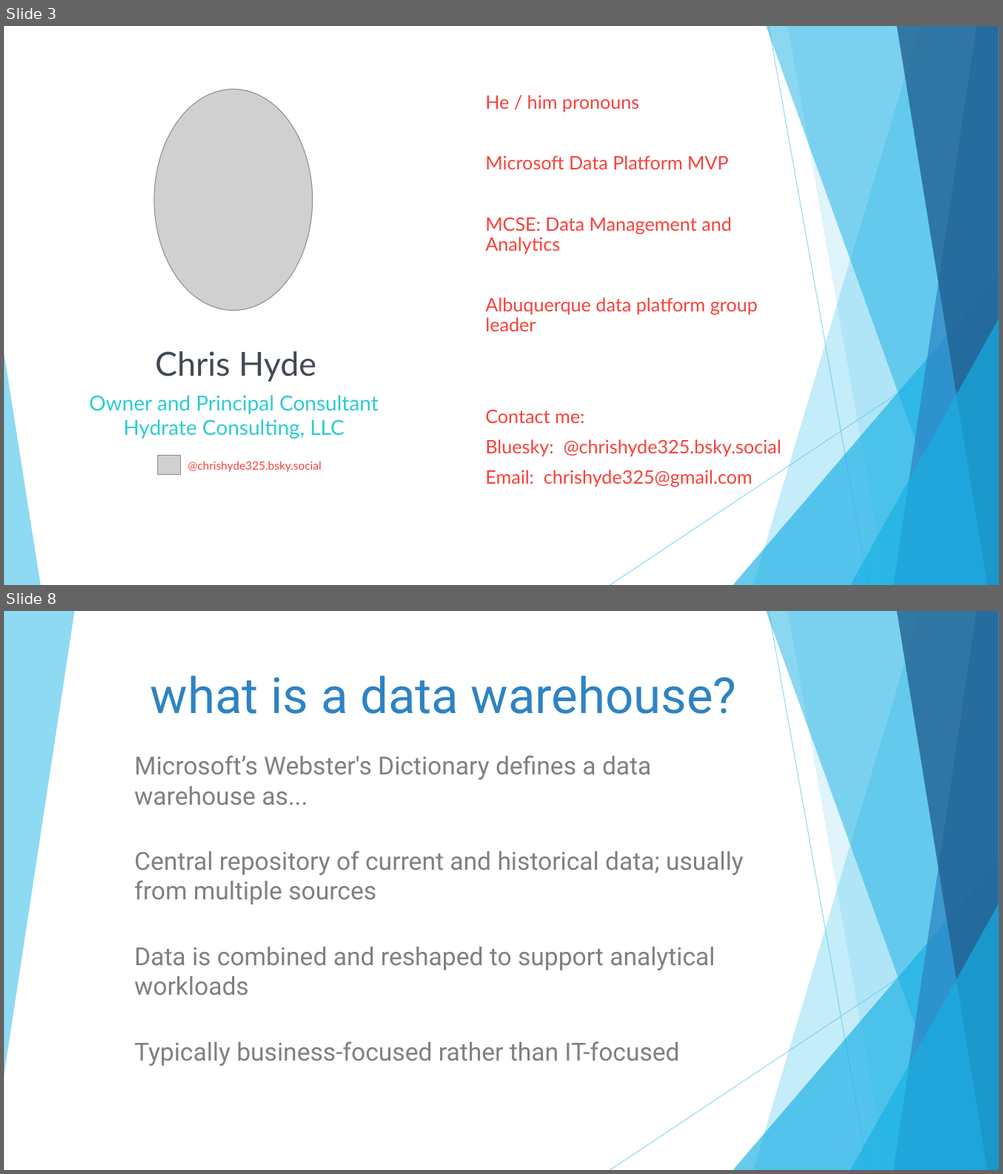
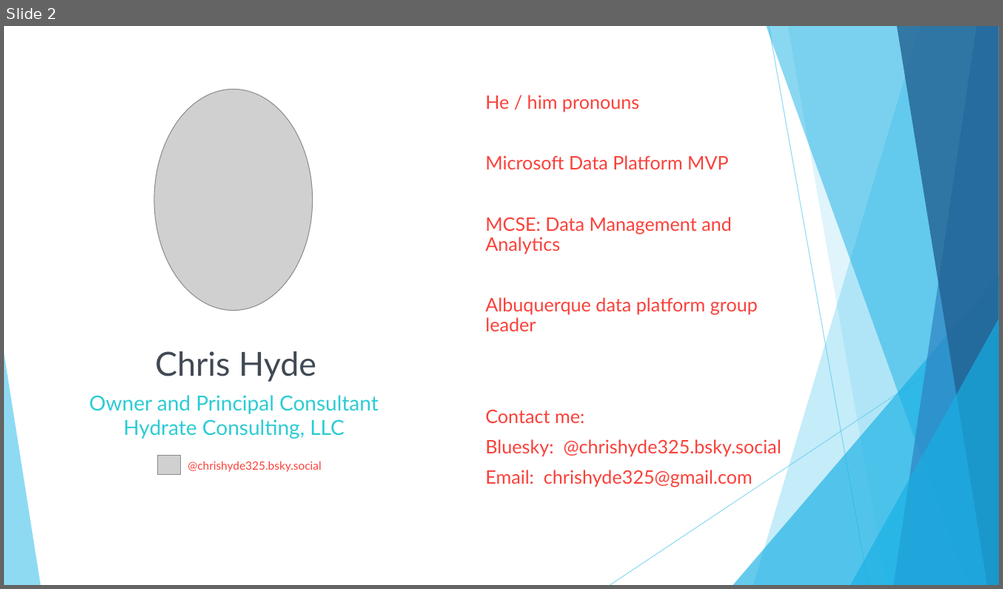
Before and after one commit to DrJekyll325/Presentations, a slide deck: General Data Warehousing/20260627 - SQL Saturday Austin - A Gentle (Re-) Introduction to Dimensional Modeling.pptx. Shown one above the other, each under a label of ours: slides 3 and 8 before the commit, slide 2 after it; the slides between them are not shown. The pictures are 1003x1174 and 1003x589 pixels, drawn with LibreOffice and Linux fonts; fonts in the diff are those of the drawing; grey boxes stand for pictures. Boxes give left, top, right and bottom in pixels: in the first picture for what was removed or moved away, otherwise in the second. Text is boxed around its words. In the diff, an @@ line names an element or a change of style, - is before the commit and + after.

```diff
--- a/General Data Warehousing/20260627 - SQL Saturday Austin - A Gentle (Re-) Introduction to Dimensional Modeling.pptx
+++ b/General Data Warehousing/20260627 - SQL Saturday Austin - A Gentle (Re-) Introduction to Dimensional Modeling.pptx
@@ slide 8 removed at [4, 611, 999, 1170], background #FFFFFF; not listed: 9 template elements that a slide beside it also shows @@
@@ freeform shape removed at [4, 611, 74, 1075] @@
@@ title removed at [151, 675, 737, 714] @@
-what is a data warehouse?
@@ subtitle removed at [134, 755, 743, 1066] @@
-Microsoft’s Webster's Dictionary defines a data warehouse as...
-Central repository of current and historical data; usually from multiple sources
-Data is combined and reshaped to support analytical workloads
-Typically business-focused rather than IT-focused
@@ what was slide 3 is now slide 2 @@
```
Also in this commit, not shown: 1 slide changed, 34 slides added, 22 other slides removed, 1 other file.
